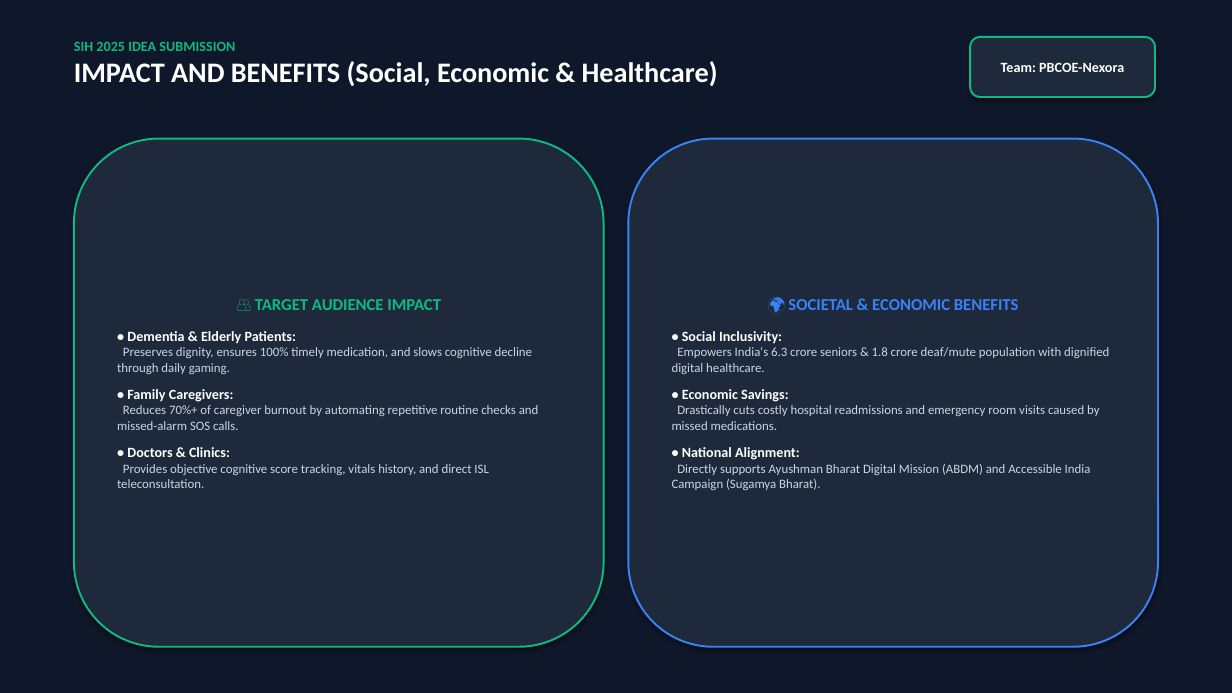
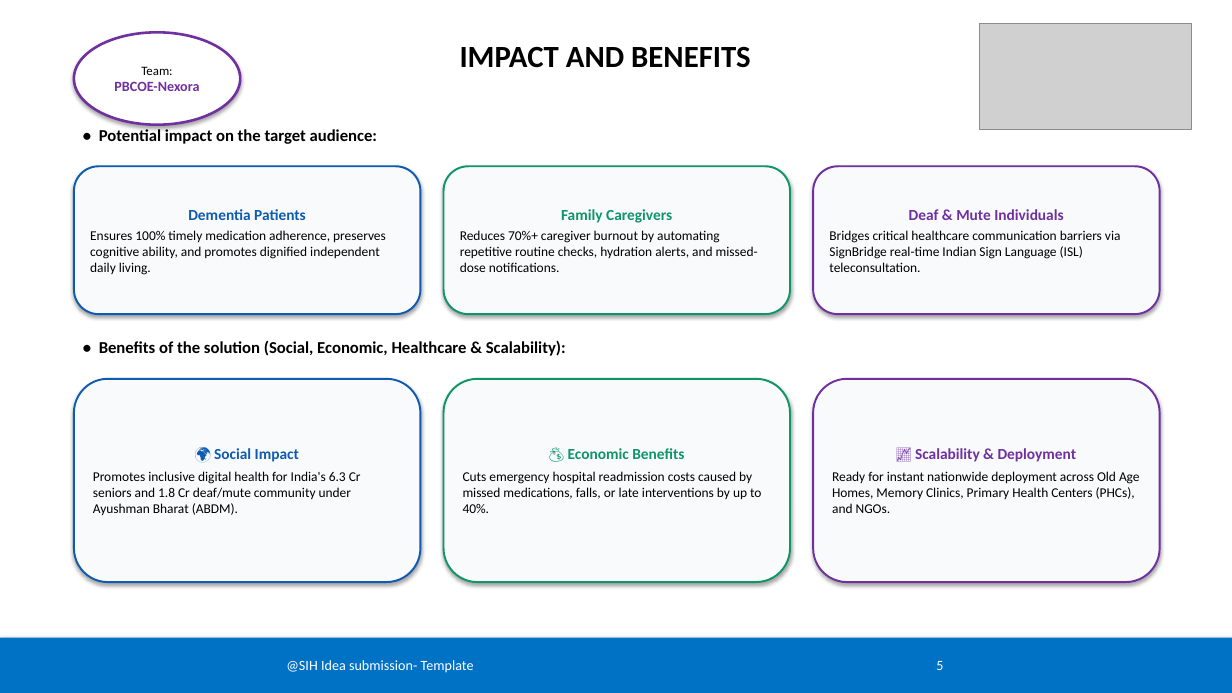
Before and after one commit to swayamgulhane538/Aabha-ai, a slide deck: slide 5 of SIH_2025_PBCOE_Nexora_AABHA_AI.pptx. Drawn at 1232x693 pixels with LibreOffice and Linux fonts; fonts in the diff are those of the drawing; grey boxes stand for pictures. Boxes give left, top, right and bottom in pixels: in the first picture for what was removed or moved away, otherwise in the second. Text is boxed around its words. In the diff, an @@ line names an element or a change of style, - is before the commit and + after.

Commit message:
Update SIH 2025 PPTX to exact official SIH template with white background, blue footer, team oval badge, flowcharts, and live links

```diff
--- a/SIH_2025_PBCOE_Nexora_AABHA_AI.pptx
+++ b/SIH_2025_PBCOE_Nexora_AABHA_AI.pptx
@@ rectangle at (0, 0, 1232, 693): fill #0F172A to #FFFFFF @@
@@ picture added at (980, 23, 1192, 129) @@
@@ ellipse "Team:": place and size @@
-ellipse "Team:" at (970, 37, 1155, 97)
+ellipse "Team:" at (74, 32, 240, 125)
@@ ellipse "Team:" at (74, 32, 240, 125): rounded rectangle to ellipse; fill #1E293B to #FFFFFF; outline #10B981 1.5 pt to #7030A0 2 pt @@
@@ text at (460, 46, 750, 68): text changed; size 22 to 24 pt; text colour #FFFFFF to #000000 @@
-SIH 2025 IDEA SUBMISSION
-IMPACT AND BENEFITS (Social, Economic & Healthcare)
+IMPACT AND BENEFITS
@@ text in ellipse at (114, 66, 199, 91): text changed; text colour #FFFFFF to #7030A0 @@
-Team: PBCOE-Nexora
+Team:
+PBCOE-Nexora
@@ rounded rectangle removed at (74, 139, 604, 647) @@
-👥 TARGET AUDIENCE IMPACT
-• Dementia & Elderly Patients:
-Preserves dignity, ensures 100% timely medication, and slows cognitive decline through daily gaming.
-• Family Caregivers:
-Reduces 70%+ of caregiver burnout by automating repetitive routine checks and missed-alarm SOS calls.
-• Doctors & Clinics:
-Provides objective cognitive score tracking, vitals history, and direct ISL teleconsultation.
@@ text added at (99, 127, 377, 144), 13 pt, text #000000, bold @@
+• Potential impact on the target audience:
@@ rounded rectangle removed at (628, 139, 1158, 647) @@
-🌍 SOCIETAL & ECONOMIC BENEFITS
-• Social Inclusivity:
-Empowers India's 6.3 crore seniors & 1.8 crore deaf/mute population with dignified digital healthcare.
-• Economic Savings:
-Drastically cuts costly hospital readmissions and emergency room visits caused by missed medications.
-• National Alignment:
-Directly supports Ayushman Bharat Digital Mission (ABDM) and Accessible India Campaign (Sugamya Bharat).
@@ rounded rectangle added at (74, 166, 421, 314), fill #F8FAFC, outline #0E5BAF 1.5 pt, 10.5 pt, text #000000 @@
+Dementia Patients
+Ensures 100% timely medication adherence, preserves cognitive ability, and promotes dignified independent daily living.
@@ rounded rectangle added at (444, 166, 790, 314), fill #F8FAFC, outline #109566 1.5 pt, 10.5 pt, text #000000 @@
+Family Caregivers
+Reduces 70%+ caregiver burnout by automating repetitive routine checks, hydration alerts, and missed-dose notifications.
@@ rounded rectangle added at (813, 166, 1160, 314), fill #F8FAFC, outline #7030A0 1.5 pt, 10.5 pt, text #000000 @@
+Deaf & Mute Individuals
+Bridges critical healthcare communication barriers via SignBridge real-time Indian Sign Language (ISL) teleconsultation.
@@ text added at (99, 340, 566, 356), 13 pt, text #000000, bold @@
+• Benefits of the solution (Social, Economic, Healthcare & Scalability):
@@ rounded rectangle added at (74, 379, 421, 582), fill #F8FAFC, outline #0E5BAF 1.5 pt, 10.5 pt, text #000000 @@
+🌍 Social Impact
+Promotes inclusive digital health for India's 6.3 Cr seniors and 1.8 Cr deaf/mute community under Ayushman Bharat (ABDM).
@@ rounded rectangle added at (444, 379, 790, 582), fill #F8FAFC, outline #109566 1.5 pt, 10.5 pt, text #000000 @@
+💰 Economic Benefits
+Cuts emergency hospital readmission costs caused by missed medications, falls, or late interventions by up to 40%.
@@ rounded rectangle added at (813, 379, 1160, 582), fill #F8FAFC, outline #7030A0 1.5 pt, 10.5 pt, text #000000 @@
+📈 Scalability & Deployment
+Ready for instant nationwide deployment across Old Age Homes, Memory Clinics, Primary Health Centers (PHCs), and NGOs.
@@ rectangle added at (0, 638, 1232, 693), fill #0072C6, 11 pt, text #FFFFFF @@
+@SIH Idea submission- Template 5
```
Also in this commit, not shown: 4 other slides changed, 1 slide added, 1 slide removed, 6 other files.
